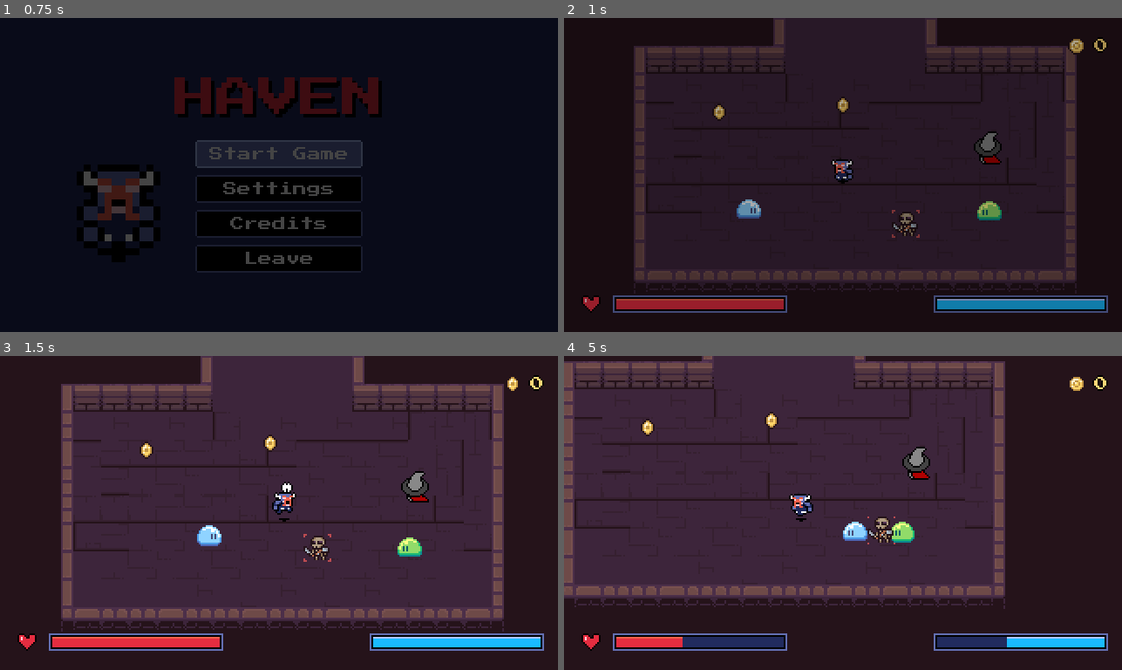
Above: before the commit, frames 1-4 (two rows, left to right).
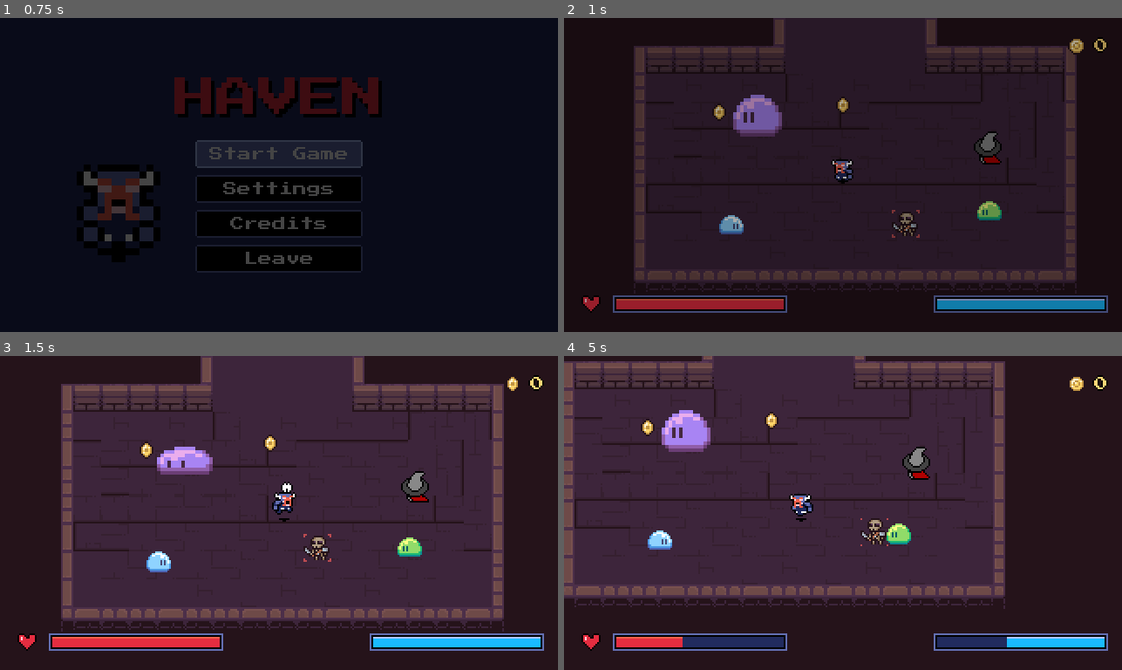
Above: after the commit, the same moments.

Repository: DaEpickid540/haven-2026
Game: Godot game, scene res://Scenes/main.tscn
The game is run twice, just before and just after one commit, with the same random seed, the same clock (stepped at 60 frames per second) and the same inputs.
Inputs (mouse positions are in pixels of both pictures, inside the frame that each line leads up to):
- Up to frame 1 (0.75 s): click "Start Game" at 0.5 s
- Up to frame 2 (1 s): no input
- Up to frame 3 (1.5 s): move the mouse to (401, 497) at 1.27 s; hold Right (right) from 1.28 s (still down); tap J (attack) at 1.35 s; click (401, 497) at 1.42 s
- Up to frame 4 (5 s): move the mouse to (731, 528) at 2.02 s; release Right (right) at 2.03 s; hold Down (down) 2.03-2.78 s; tap X (dash) at 2.1 s; move the mouse to (898, 443) at 2.77 s; hold Right (right) 2.78-3.53 s; hold E (interact) 2.78-3.53 s; move the mouse to (815, 575) at 3.52 s; hold Up (up) 3.53-4.28 s; tap J (attack) at 3.6 s; click (815, 575) at 3.67 s; move the mouse to (1010, 560) at 4.27 s; hold Left (left) from 4.28 s (still down); hold X (dash) from 4.28 s (still down)

Frame 1 is identical in both runs. In frame 2, 1.4% of the frame differs, in the area x 27-40%, y 24-69%; in frame 3, 1.2%; in frame 4, 1.8%, in the area x 15-63%, y 17-62%.

Commit message:
Update
ee

Diff:
--- a/Scenes/dunegon_hub.tscn
+++ b/Scenes/dunegon_hub.tscn
@@ -8,6 +8,7 @@
 [ext_resource type="PackedScene" uid="uid://q5pxe0da1c0p" path="res://Scenes/shopkeeper.tscn" id="5_37qhs"]
 [ext_resource type="PackedScene" uid="uid://cqundqlt10qo0" path="res://Scenes/shop.tscn" id="5_shop"]
 [ext_resource type="PackedScene" uid="uid://bn1x13txttkg" path="res://Scenes/skeleton.tscn" id="6_skel"]
+[ext_resource type="PackedScene" uid="uid://r5xfe1r04fk" path="res://boss_green.tscn" id="7_06ehb"]
 [ext_resource type="PackedScene" uid="uid://d1w04finjod5s" path="res://slime_blue.tscn" id="9_7sj57"]
 [ext_resource type="PackedScene" path="res://Scenes/coin.tscn" id="10_prlfk"]
 
@@ -177,6 +178,9 @@
 [node name="Coin2" parent="Coins" unique_id=313324363 instance=ExtResource("10_prlfk")]
 position = Vector2(90, 54)
 
+[node name="BossGreen" parent="." unique_id=87376223 instance=ExtResource("7_06ehb")]
+position = Vector2(112, 84)
+
 [connection signal="begin_descent" from="." to="LeaveHubModal" method="open"]
 [connection signal="entered" from="LeaveHubModal" to="." method="_on_leave_hub_modal_entered"]
 [connection signal="stayed" from="LeaveHubModal" to="." method="_on_leave_hub_modal_stayed"]
--- a/boss_green.tscn
+++ b/boss_green.tscn
@@ -2,45 +2,158 @@
 
 [ext_resource type="Script" uid="uid://di6nv6bgyjqvw" path="res://boss_green.gd" id="1_8k8d5"]
 [ext_resource type="Texture2D" uid="uid://bmur638h8ehjc" path="res://Assets/Platformer Slimes v2.0/Spritesheets/16x16/Idle/Idle_Violet.png" id="1_q14ju"]
+[ext_resource type="Texture2D" uid="uid://d3u3pvyjcr8ke" path="res://Assets/Platformer Slimes v2.0/Spritesheets/16x16/Jump (16x32)/Jump_Violet.png" id="3_4phxg"]
 
-[sub_resource type="Animation" id="Animation_q14ju"]
-resource_name = "Idle"
-length = 0.7
-loop_mode = 1
-step = 0.1
-tracks/0/type = "value"
-tracks/0/imported = false
-tracks/0/enabled = true
-tracks/0/path = NodePath("Sprite2D:frame")
-tracks/0/interp = 1
-tracks/0/loop_wrap = true
-tracks/0/keys = {
-"times": PackedFloat32Array(0, 0.1, 0.2, 0.3, 0.4, 0.5, 0.6),
-"transitions": PackedFloat32Array(1, 1, 1, 1, 1, 1, 1),
-"update": 1,
-"values": [0, 1, 2, 3, 4, 5, 6]
-}
+[sub_resource type="AtlasTexture" id="AtlasTexture_4phxg"]
+atlas = ExtResource("1_q14ju")
+region = Rect2(0, 0, 16, 16)
 
-[sub_resource type="Animation" id="Animation_8k8d5"]
-length = 0.001
-tracks/0/type = "value"
-tracks/0/imported = false
-tracks/0/enabled = true
-tracks/0/path = NodePath("Sprite2D:frame")
-tracks/0/interp = 1
-tracks/0/loop_wrap = true
-tracks/0/keys = {
-"times": PackedFloat32Array(0),
-"transitions": PackedFloat32Array(1),
-"update": 1,
-"values": [0]
-}
+[sub_resource type="AtlasTexture" id="AtlasTexture_jo1xu"]
+atlas = ExtResource("1_q14ju")
+region = Rect2(16, 0, 16, 16)
 
-[sub_resource type="AnimationLibrary" id="AnimationLibrary_8k8d5"]
-_data = {
-&"Idle": SubResource("Animation_q14ju"),
-&"RESET": SubResource("Animation_8k8d5")
-}
+[sub_resource type="AtlasTexture" id="AtlasTexture_jo278"]
+atlas = ExtResource("1_q14ju")
+region = Rect2(32, 0, 16, 16)
+
+[sub_resource type="AtlasTexture" id="AtlasTexture_n7xio"]
+atlas = ExtResource("1_q14ju")
+region = Rect2(48, 0, 16, 16)
+
+[sub_resource type="AtlasTexture" id="AtlasTexture_8s7nu"]
+atlas = ExtResource("1_q14ju")
+region = Rect2(64, 0, 16, 16)
+
+[sub_resource type="AtlasTexture" id="AtlasTexture_fexwb"]
+atlas = ExtResource("1_q14ju")
+region = Rect2(80, 0, 16, 16)
+
+[sub_resource type="AtlasTexture" id="AtlasTexture_mvpng"]
+atlas = ExtResource("1_q14ju")
+region = Rect2(96, 0, 16, 16)
+
+[sub_resource type="AtlasTexture" id="AtlasTexture_okwve"]
+atlas = ExtResource("3_4phxg")
+region = Rect2(0, 0, 16, 32)
+
+[sub_resource type="AtlasTexture" id="AtlasTexture_xlg2f"]
+atlas = ExtResource("3_4phxg")
+region = Rect2(16, 0, 16, 32)
+
+[sub_resource type="AtlasTexture" id="AtlasTexture_wv24r"]
+atlas = ExtResource("3_4phxg")
+region = Rect2(32, 0, 16, 32)
+
+[sub_resource type="AtlasTexture" id="AtlasTexture_tsr75"]
+atlas = ExtResource("3_4phxg")
+region = Rect2(48, 0, 16, 32)
+
+[sub_resource type="AtlasTexture" id="AtlasTexture_1cxst"]
+atlas = ExtResource("3_4phxg")
+region = Rect2(64, 0, 16, 32)
+
+[sub_resource type="AtlasTexture" id="AtlasTexture_wb1qu"]
+atlas = ExtResource("3_4phxg")
+region = Rect2(80, 0, 16, 32)
+
+[sub_resource type="AtlasTexture" id="AtlasTexture_fhien"]
+atlas = ExtResource("3_4phxg")
+region = Rect2(96, 0, 16, 32)
+
+[sub_resource type="AtlasTexture" id="AtlasTexture_2hpbc"]
+atlas = ExtResource("3_4phxg")
+region = Rect2(112, 0, 16, 32)
+
+[sub_resource type="AtlasTexture" id="AtlasTexture_ee0rb"]
+atlas = ExtResource("3_4phxg")
+region = Rect2(128, 0, 16, 32)
+
+[sub_resource type="AtlasTexture" id="AtlasTexture_ww0vr"]
+atlas = ExtResource("3_4phxg")
+region = Rect2(144, 0, 16, 32)
+
+[sub_resource type="AtlasTexture" id="AtlasTexture_sjwf0"]
+atlas = ExtResource("3_4phxg")
+region = Rect2(160, 0, 16, 32)
+
+[sub_resource type="AtlasTexture" id="AtlasTexture_3fp6k"]
+atlas = ExtResource("3_4phxg")
+region = Rect2(176, 0, 16, 32)
+
+[sub_resource type="SpriteFrames" id="SpriteFrames_a5u4x"]
+animations = [{
+"frames": [{
+"duration": 1.0,
+"texture": SubResource("AtlasTexture_4phxg")
+}, {
+"duration": 1.0,
+"texture": SubResource("AtlasTexture_jo1xu")
+}, {
+"duration": 1.0,
+"texture": SubResource("AtlasTexture_jo278")
+}, {
+"duration": 1.0,
+"texture": SubResource("AtlasTexture_n7xio")
+}, {
+"duration": 1.0,
+"texture": SubResource("AtlasTexture_8s7nu")
+}, {
+"duration": 1.0,
+"texture": SubResource("AtlasTexture_fexwb")
+}, {
+"duration": 1.0,
+"texture": SubResource("AtlasTexture_mvpng")
+}],
+"loop": 1,
+"name": &"idle",
+"speed": 5.0
+}, {
+"frames": [{
+"duration": 1.0,
+"texture": SubResource("AtlasTexture_okwve")
+}, {
+"duration": 1.0,
+"texture": SubResource("AtlasTexture_xlg2f")
+}, {
+"duration": 1.0,
+"texture": SubResource("AtlasTexture_wv24r")
+}, {
+"duration": 1.0,
+"texture": SubResource("AtlasTexture_tsr75")
+}, {
+"duration": 1.0,
+"texture": SubResource("AtlasTexture_1cxst")
+}],
+"loop": 0,
+"name": &"jump_up",
+"speed": 5.0
+}, {
+"frames": [{
+"duration": 1.0,
+"texture": SubResource("AtlasTexture_wb1qu")
+}, {
+"duration": 1.0,
+"texture": SubResource("AtlasTexture_fhien")
+}, {
+"duration": 1.0,
+"texture": SubResource("AtlasTexture_2hpbc")
+}, {
+"duration": 1.0,
+"texture": SubResource("AtlasTexture_ee0rb")
+}, {
+"duration": 1.0,
+"texture": SubResource("AtlasTexture_ww0vr")
+}, {
+"duration": 1.0,
+"texture": SubResource("AtlasTexture_sjwf0")
+}, {
+"duration": 1.0,
+"texture": SubResource("AtlasTexture_3fp6k")
+}],
+"loop": 0,
+"name": &"pound",
+"speed": 5.0
+}]
 
 [sub_resource type="CircleShape2D" id="CircleShape2D_0wjns"]
 radius = 11.0
@@ -49,18 +162,14 @@
 size = Vector2(137, 67)
 
 [node name="BossGreen" type="CharacterBody2D" unique_id=87376223]
+scale = Vector2(2, 2)
 motion_mode = 1
 script = ExtResource("1_8k8d5")
 
-[node name="Sprite2D" type="Sprite2D" parent="." unique_id=1138572608]
-scale = Vector2(2, 2)
-texture = ExtResource("1_q14ju")
-hframes = 7
-vframes = 2
-
-[node name="AnimationPlayer" type="AnimationPlayer" parent="." unique_id=777002591]
-libraries/ = SubResource("AnimationLibrary_8k8d5")
-autoplay = &"Idle"
+[node name="AnimatedSprite2D" type="AnimatedSprite2D" parent="." unique_id=317222730]
+sprite_frames = SubResource("SpriteFrames_a5u4x")
+animation = &"pound"
+autoplay = "idle"
 
 [node name="CollisionShape2D" type="CollisionShape2D" parent="." unique_id=1140549575]
 position = Vector2(0, 5)
